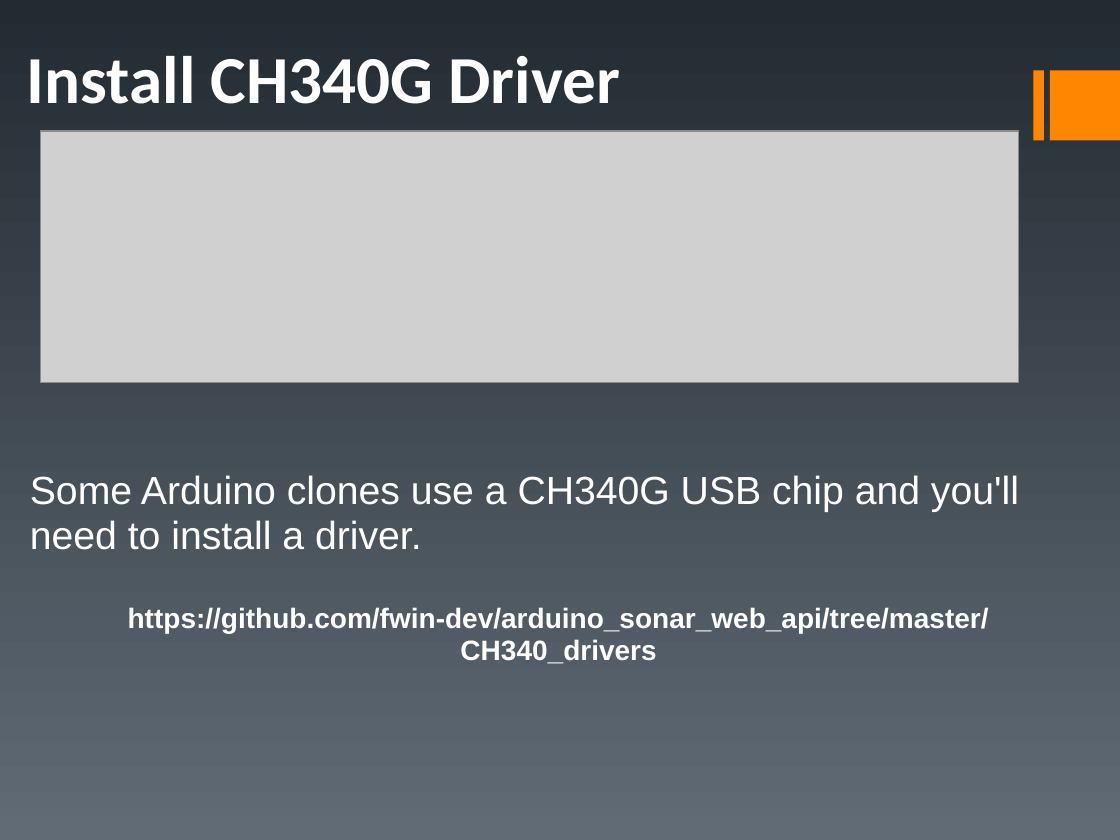
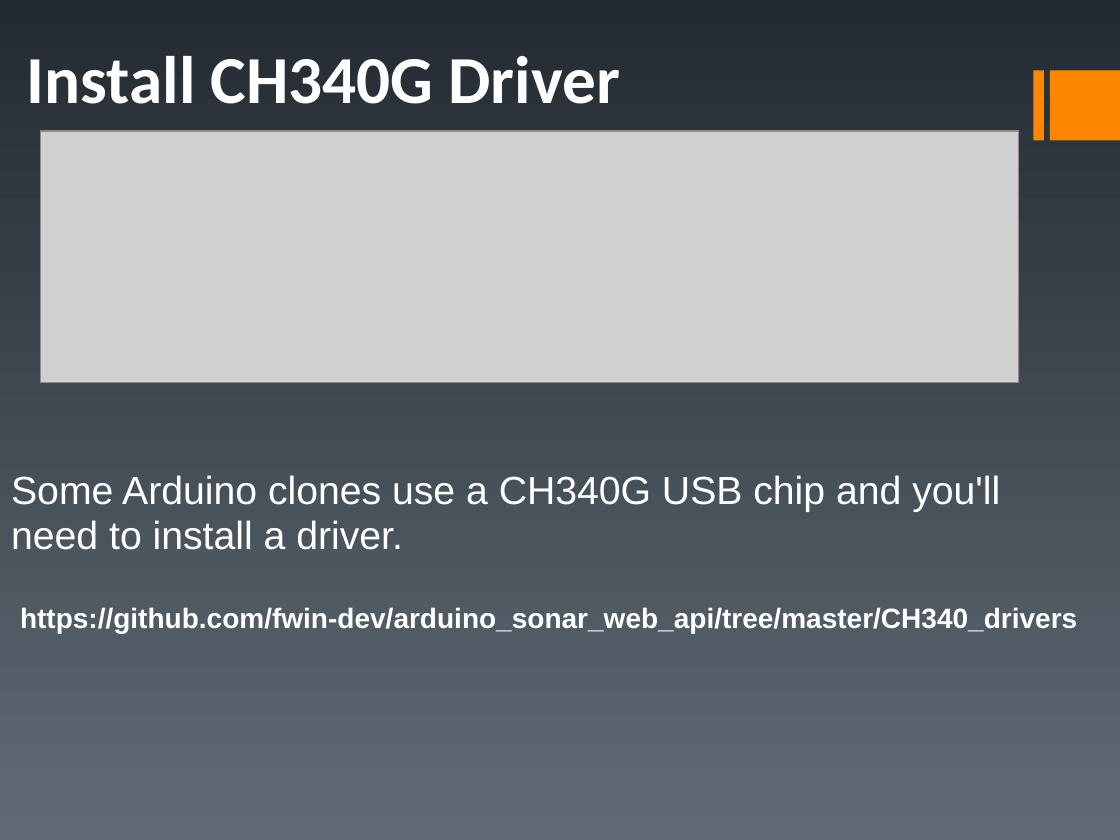
Before and after one commit to fwin-dev/arduino_sonar_web_api, a slide deck: slide 17 of examples/duinofest.ppt (slide 18 before the commit). Drawn at 1120x840 pixels with LibreOffice and Linux fonts; fonts in the diff are those of the drawing; grey boxes stand for pictures. Boxes give left, top, right and bottom in pixels: in the first picture for what was removed or moved away, otherwise in the second. Text is boxed around its words. In the diff, an @@ line names an element or a change of style, - is before the commit and + after.

Commit message:
renamed drivers, updated UI, added new PPT

```diff
--- a/examples/duinofest.ppt
+++ b/examples/duinofest.ppt
@@ text "Some Arduino clones use a ..." rewrapped from bbox=[30, 475, 1019, 664] to bbox=[11, 475, 1077, 634] @@
```
Also in this commit, not shown: 9 other slides changed, 2 slides added, 3 slides removed, 4 other files.
